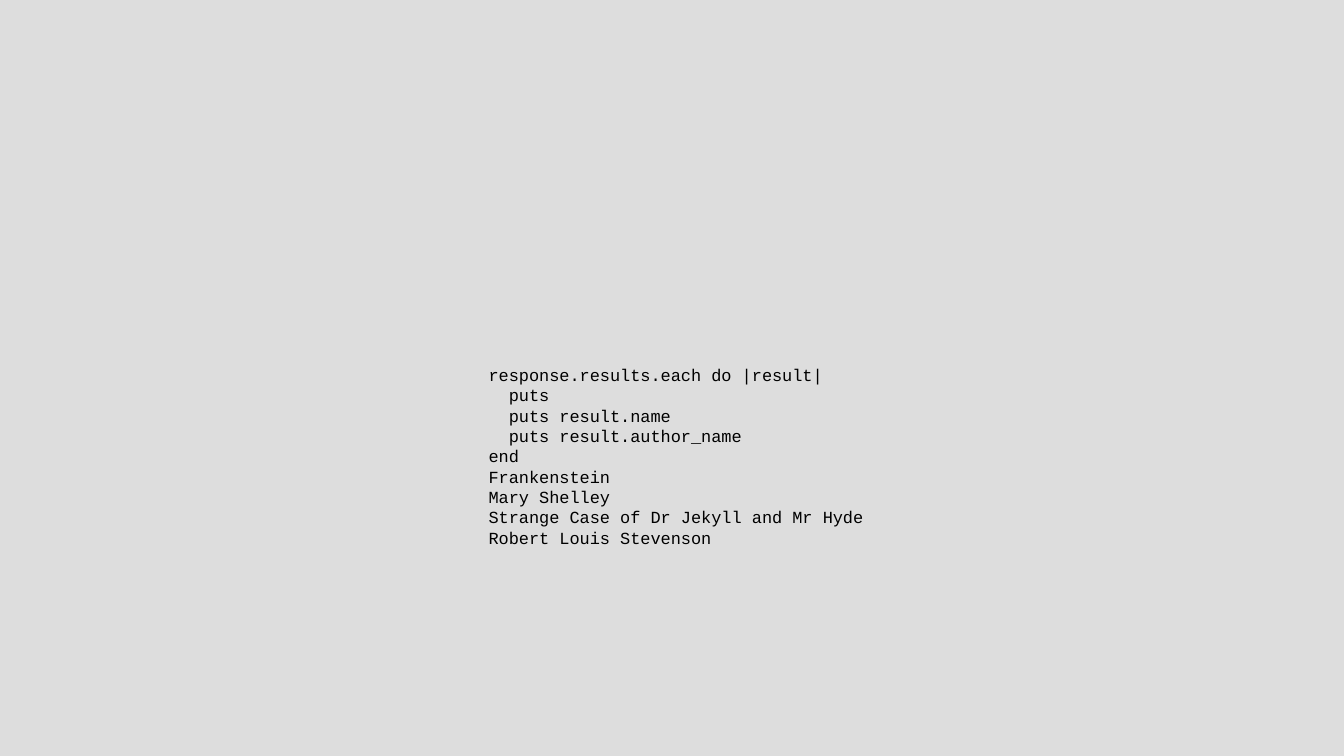
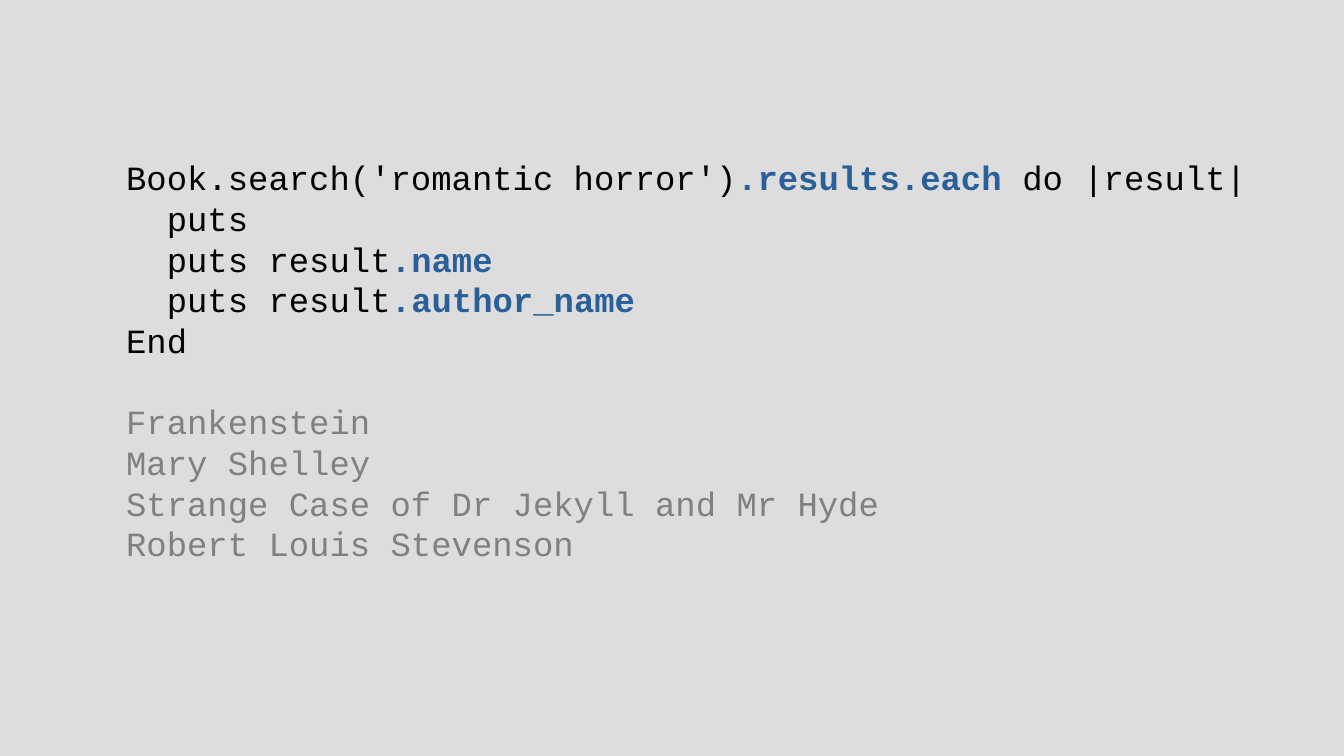
Before and after one commit to chriscressman/architecting-a-search-feature, a slide deck: slide 88 of presentation.odp. Drawn at 1344x756 pixels with LibreOffice and Linux fonts; fonts in the diff are those of the drawing. Boxes give left, top, right and bottom in pixels: in the first picture for what was removed or moved away, otherwise in the second. Text is boxed around its words. In the diff, an @@ line names an element or a change of style, - is before the commit and + after.

```diff
--- a/presentation.odp
+++ b/presentation.odp
@@ text "Book.search('romantic horror').results.each do |result|": place and size @@
-text "Book.search('romantic horror').results.each do |result|" at <box>489,368,864,544</box>
+text "Book.search('romantic horror').results.each do |result|" at <box>126,166,1246,556</box>
@@ text at <box>126,166,1246,197</box>: text changed; size 10 to 20 pt @@
-response.results.each do |result|
+Book.search('romantic horror').results.each do |result|
@@ text at <box>126,208,879,556</box>: size 10 to 20 pt in "puts", "puts result.name", "puts result.author_name", "Frankenstein" and 3 more places; text colour #000000 to #2A6099, bold on in "result.name", "result.author_name"; text colour #000000 to #808080 in "Frankenstein", "Mary Shelley", "Strange Case of Dr Jekyll and Mr ...", "Robert Louis Stevenson" @@
@@ text at <box>126,328,187,354</box>: text changed; size 10 to 20 pt @@
-end
+End
```
Also in this commit, not shown: 30 other slides changed, 11 slides added, 14 slides removed.
